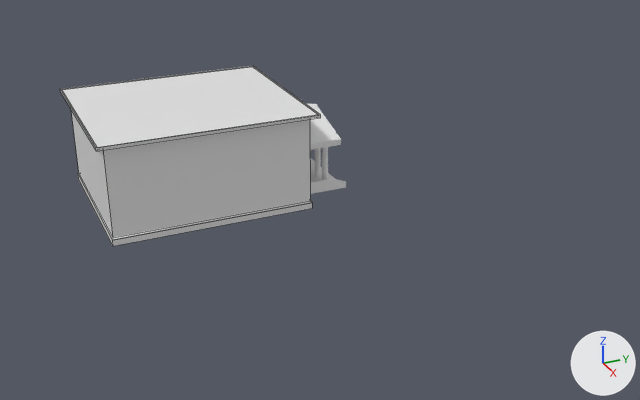
An edit to the Blender file Assets/_Project/Models/library.blend, drawn before and after from the same camera.
One viewpoint serves both versions: a camera (50 mm lens) standing at (132.0, -46.1, 60.3) and looking at (1.3, 12.7, -5.0). Lighting does not change. The marker at lower right points along +X, +Y and +Z. Mesh edges are drawn as thin lines on the coarser meshes.

In view in the first picture: 'Building', 'Entrance Roof'.
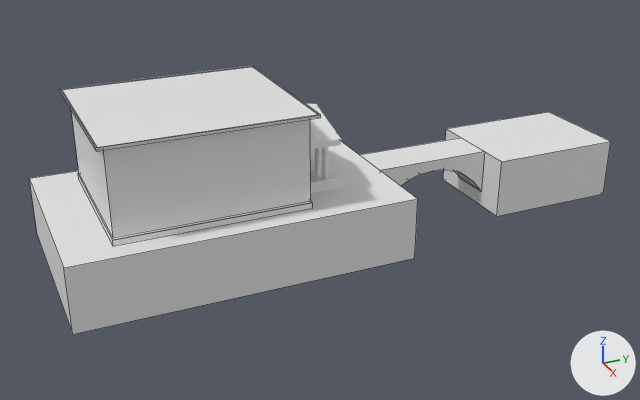
Diff of the bpy script that builds the scene:
```diff
--- a/Assets/_Project/Models/library.blend.py
+++ b/Assets/_Project/Models/library.blend.py
@@ me_cube_009 @@
+me_cube_009.from_pydata(...)  # a box spanning x -9.5..9.5, y 0.0..25.0, z -11.0..0.0
@@ ob_ground @@
 ob_ground.location = (0.0, 0.0, 0.0)
-ob_ground.hide_set(True)
@@ ob_bridge @@
 ob_bridge.location = (0.0, 23.5, -1.0)
-ob_bridge.hide_set(True)
@@ ob_center_plaza @@
+ob_center_plaza = bpy.data.objects.new('Center Plaza', me_cube_009)
+ob_center_plaza.location = (0.0, 45.0, 0.0)
```

Where the change shows, as pixel boxes [x1, y1, x2, y2] in the pictures (640 x 400 px):
'Ground', shown
    after: [29, 141, 418, 334]
'Center Plaza', added
    after: [443, 112, 611, 216]
'Bridge', shown
    after: [360, 138, 485, 191]
